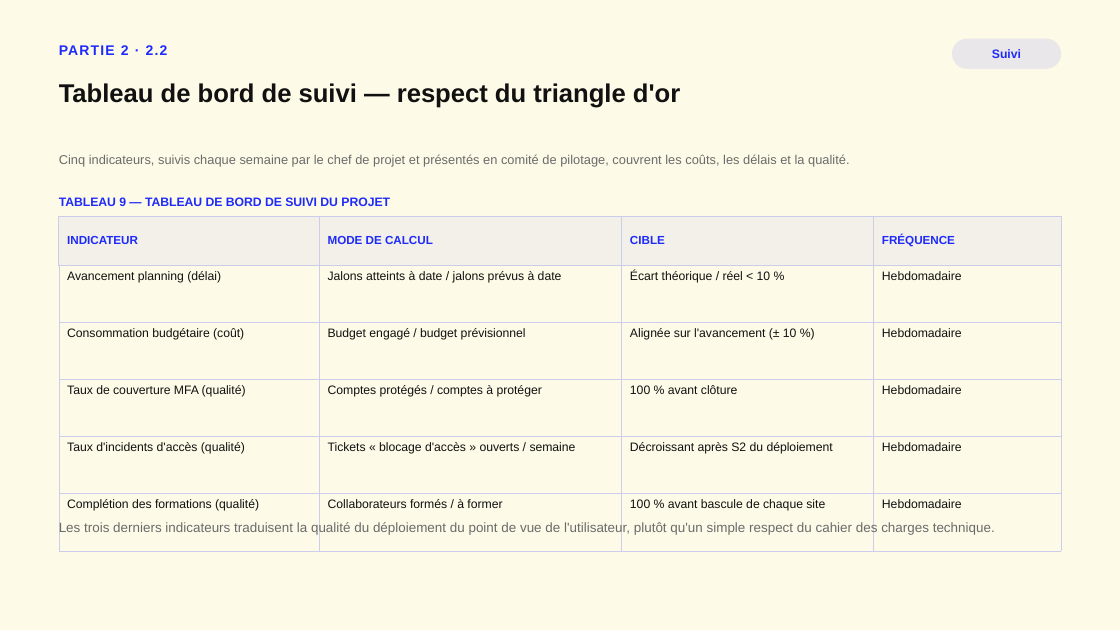
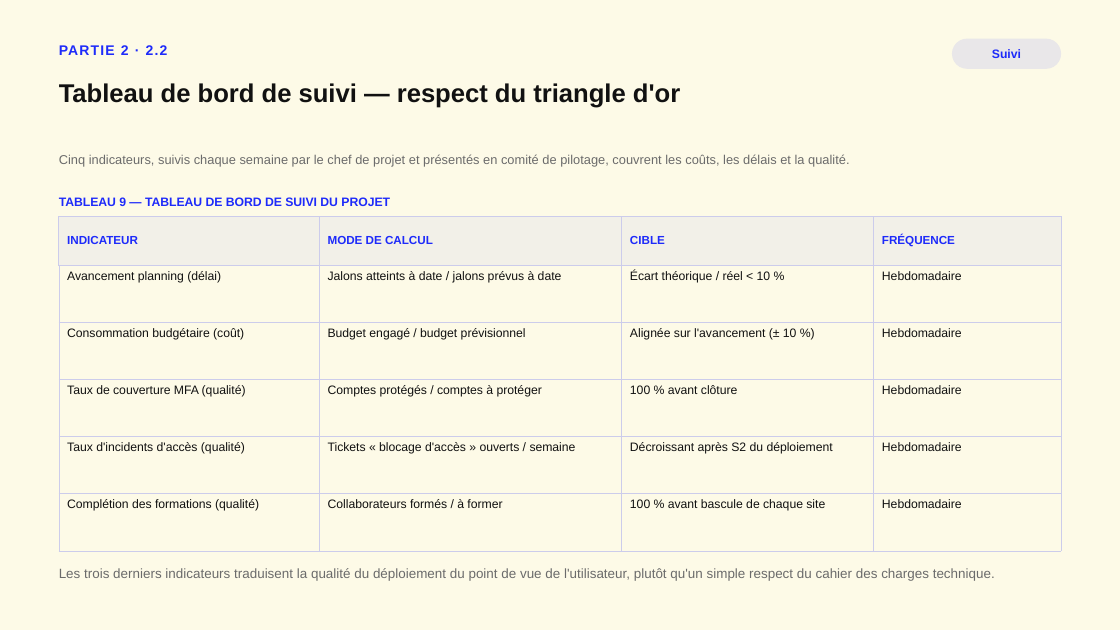
Before and after one commit to adrienlebg64/pptx, a slide deck: slide 16 of TimeEats_Portefeuille_DSI.pptx. Drawn at 1120x630 pixels with LibreOffice and Linux fonts; fonts in the diff are those of the drawing. Boxes give left, top, right and bottom in pixels: in the first picture for what was removed or moved away, otherwise in the second. Text is boxed around its words. In the diff, an @@ line names an element or a change of style, - is before the commit and + after.

```diff
--- a/TimeEats_Portefeuille_DSI.pptx
+++ b/TimeEats_Portefeuille_DSI.pptx
@@ text "Les trois derniers indicateurs traduisent ...": place and size @@
-text "Les trois derniers indicateurs traduisent ..." at [59,521,995,535]
+text "Les trois derniers indicateurs traduisent ..." at [59,568,995,581]
```
Also in this commit, not shown: 7 other slides changed, 2 other files.
